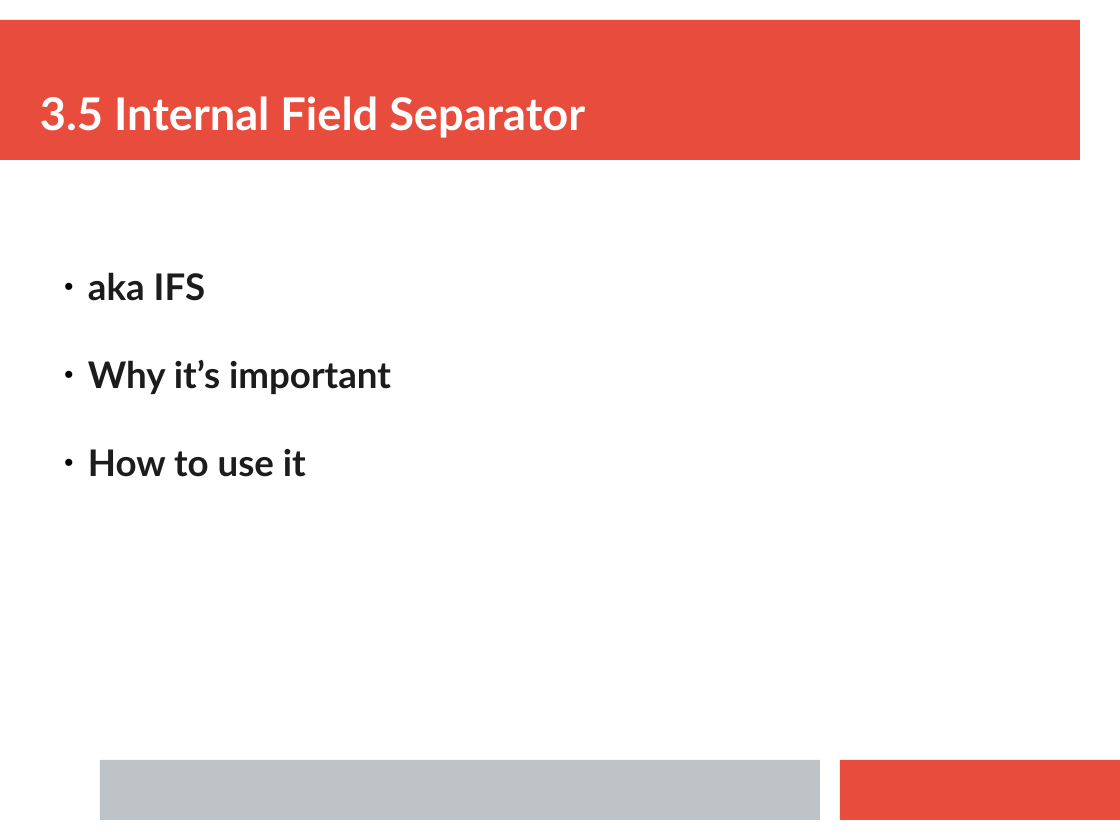
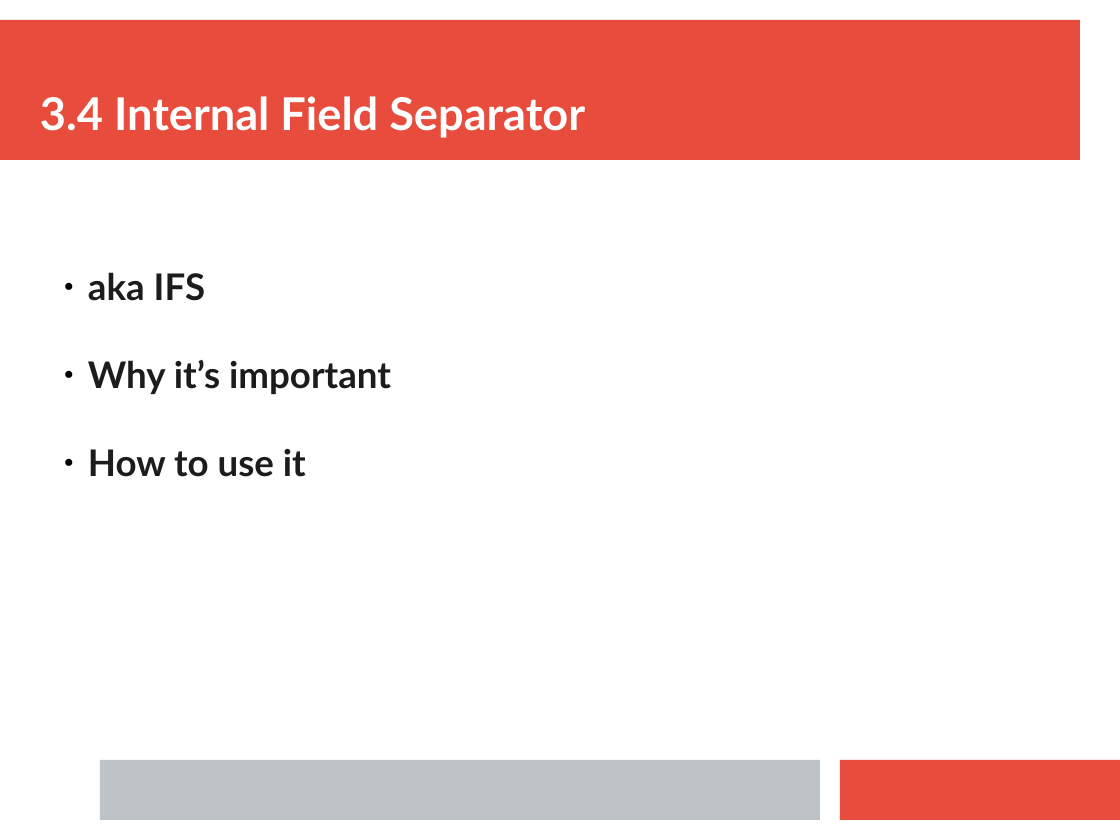
Before and after one commit to ianmiell/introduction-to-bash, a slide deck: slide 84 of slides/introduction_to_bash.pptx (slide 88 before the commit). Drawn at 1120x840 pixels with LibreOffice and Linux fonts; fonts in the diff are those of the drawing. Boxes give left, top, right and bottom in pixels: in the first picture for what was removed or moved away, otherwise in the second. Text is boxed around its words. In the diff, an @@ line names an element or a change of style, - is before the commit and + after.

```diff
--- a/slides/introduction_to_bash.pptx
+++ b/slides/introduction_to_bash.pptx
@@ text at (40, 96, 585, 138): text changed @@
-3.5 Internal Field Separator
+3.4 Internal Field Separator
```
Also in this commit, not shown: 13 other slides changed, 1 slide added, 8 slides removed, 1 other file.
